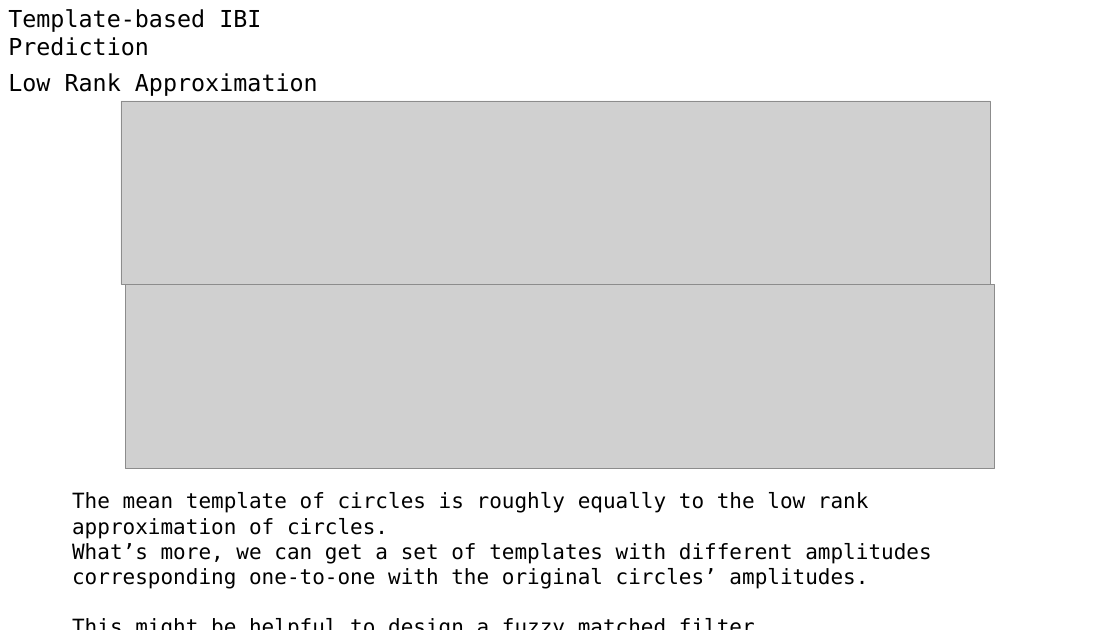
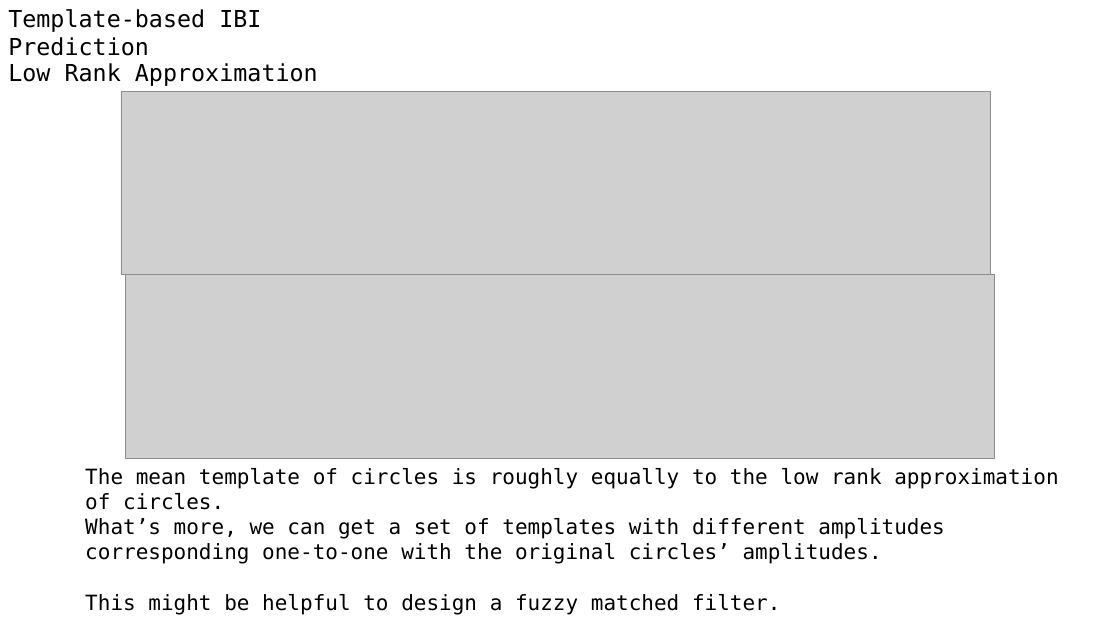
Before and after one commit to A-Big-Tortoise/Presentation, a slide deck: slide 11 of Presentation_0129_JiayuChen.pptx. Drawn at 1120x630 pixels with LibreOffice and Linux fonts; fonts in the diff are those of the drawing; grey boxes stand for pictures. Boxes give left, top, right and bottom in pixels: in the first picture for what was removed or moved away, otherwise in the second. Text is boxed around its words. In the diff, an @@ line names an element or a change of style, - is before the commit and + after.

```diff
--- a/Presentation_0129_JiayuChen.pptx
+++ b/Presentation_0129_JiayuChen.pptx
@@ 2 pictures, 1 text: place and size @@
-2 pictures, 1 text at <box>8,73,995,469</box>
+2 pictures, 1 text at <box>8,63,995,460</box>
@@ text "The mean template of circles ..." rewrapped from <box>72,492,931,589</box> to <box>85,468,1058,615</box> @@
```
Also in this commit, not shown: 3 other slides changed, 3 other files.
